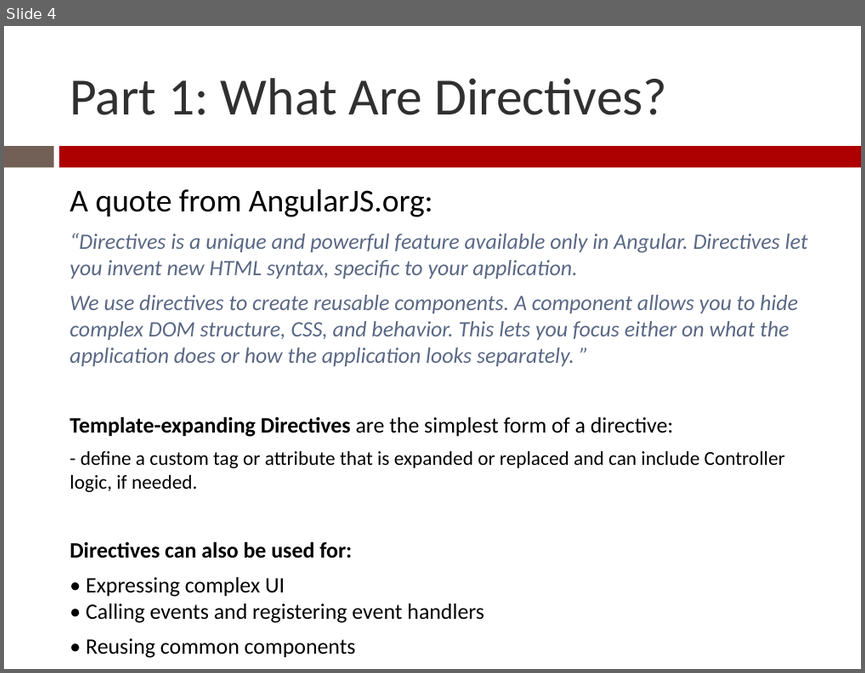
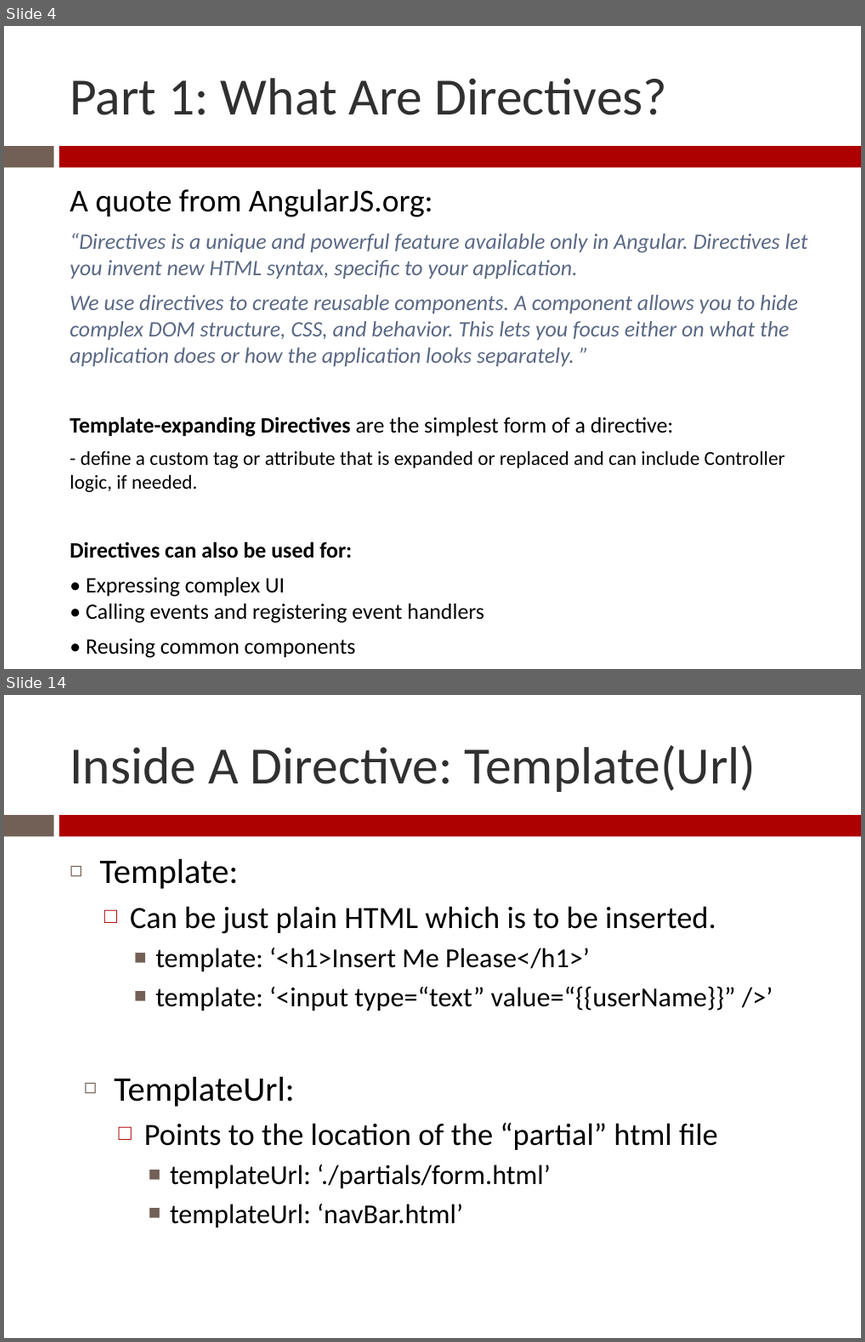
Before and after one commit to Zenitram-Oriaj/AngularJS_Directives, a slide deck: presentation/ajs_dir_presentation.pptx. Shown one above the other, each under a label of ours: slide 4 before the commit, slides 4 and 14 after it; the slides between them are not shown. The pictures are 865x673 and 865x1342 pixels, drawn with LibreOffice and Linux fonts; fonts in the diff are those of the drawing. Boxes give left, top, right and bottom in pixels: in the first picture for what was removed or moved away, otherwise in the second. Text is boxed around its words. In the diff, an @@ line names an element or a change of style, - is before the commit and + after.

```diff
--- a/presentation/ajs_dir_presentation.pptx
+++ b/presentation/ajs_dir_presentation.pptx
@@ slide 14 added at box(4, 695, 861, 1338), background #FFFFFF; not listed: 2 template elements that a slide beside it also shows @@
@@ title added at box(69, 745, 756, 792), 44 pt, text #303030 @@
+Inside A Directive: Template(Url)
@@ text added at box(100, 858, 736, 1011), 23 pt, text #000000 @@
+◻ Template:
+  □ Can be just plain HTML which is to be inserted.
+    ■ template: ‘<h1>Insert Me Please</h1>’
+    ■ template: ‘<input type=“text” value=“{{userName}}” />’
@@ text added at box(114, 1076, 718, 1228), 23 pt, text #000000 @@
+◻ TemplateUrl:
+  □ Points to the location of the “partial” html file
+    ■ templateUrl: ‘./partials/form.html’
+    ■ templateUrl: ‘navBar.html’
```
Also in this commit, not shown: 6 slides changed, 5 other slides added, 1 slide removed, 1 other file.
